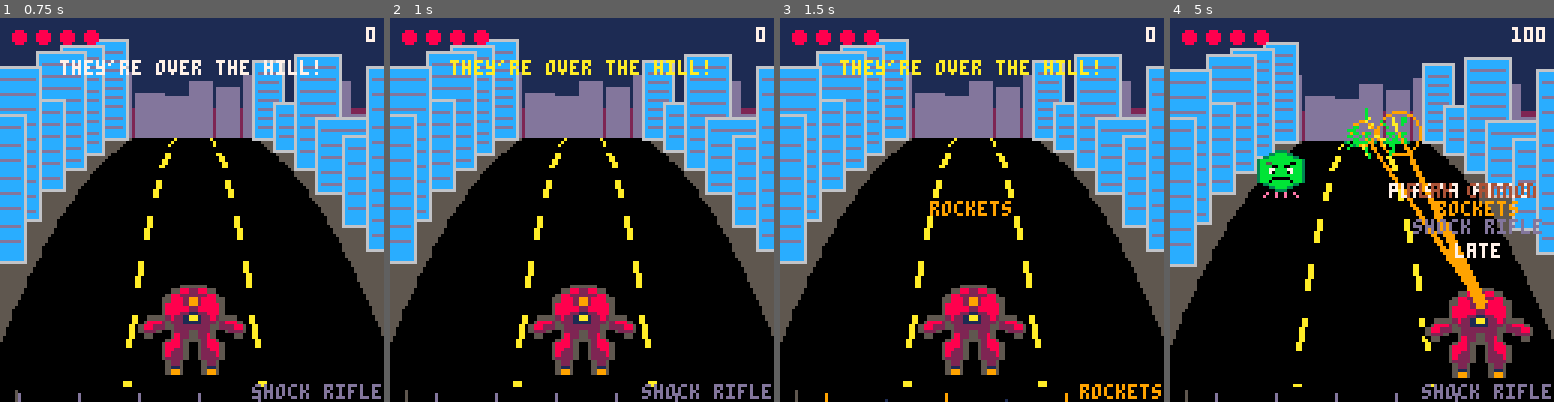
Above: before the commit, frames 1-4 (left to right).
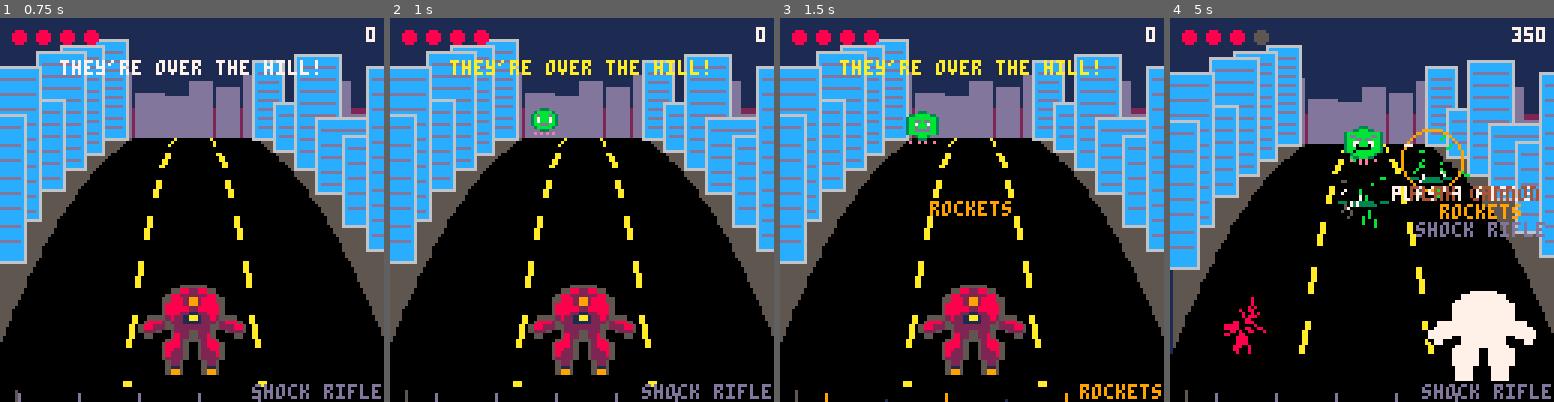
Above: after the commit, the same moments.

Repository: drachis/carts
Game: PICO-8 cartridge proj/crestbeat/crestbeat.p8
Two runs of this game, one before a commit and one after it. Both use one fixed random seed, a clock stepped at 60 frames per second and the inputs below.
Inputs:
- Up to frame 1 (0.75 s): tap X (X key) at 0.33 s; tap O (Z key) at 0.7 s
- Up to frame 2 (1 s): no input
- Up to frame 3 (1.5 s): tap X (X key) at 1.07 s
- Up to frame 4 (5 s): hold Right 1.6-2.1 s; tap O (Z key) every 0.4 s from 1.7 to 4.9 s; tap X (X key) at 1.85, 2.97, 4.08 s; hold Right 2.47-3.03 s; hold Left 3.08-3.58 s; hold Down 3.63-3.97 s; hold Right 4.02-4.68 s

Frame 1 is identical in both runs. In frame 2, 0.3% of the frame differs, in the area x 36-44%, y 23-31%; in frame 3, 0.5%; in frame 4, 28%, in the area x 0-100%, y 2-97%.

Commit message:
crestbeat: difficulty and pacing, as the user asked. levels.py designs every stage as a plan (the designated street each beat, shown on down) and writes levels.lua: slack shrinks level by level, and the stage carts measure the survival margin (6, 4, 2 for the streets; 8, 2, 1 for the giants) by playing behind the plan. Each golden alien has a golden route that takes it: free in the hill's lull, up to 2 hearts later. Three streets, two giants (a new behemoth) and the queen. Spit is 'get out of this lane by beat x' with a countdown. The bell: one shot on each hot spot, a double tap resets, once a giant. Tickets scale with the level; 500 needs every golden alien and the win. 5141 tokens
Co-Authored-By: Claude Opus 5.5 <noreply@anthropic.com>

Diff:
--- a/proj/crestbeat/aliens.lua
+++ b/proj/crestbeat/aliens.lua
@@ -22,7 +22,7 @@
     alien.lane=flr(alien.pos+0.5)
    end
   end
-  if alien.t>=1 or abs(alien.pos)>2.2 then
+  if alien.t>=1 or alien.pos*alien.dir>1.6 then
    del(aliens,alien)
    if alien.bonus>0 then
     popup("got away",robot.x,70,alien.body)
@@ -51,14 +51,14 @@
  if alien.penalty then
   score=max(score-alien.penalty)
   combo=0
-  stats.civilians+=1
+  award("civilians")
   local x,y=alien_centre(alien)
   popup("hey! -"..alien.penalty.."0",x,y-10,8)
   sfx(4)
   return
  end
  alien.hp-=amount
- alien.born+=amount*knock_per_damage*judgement.knock
+ if not alien.track then alien.born+=amount*knock_per_damage*judgement.knock end
  local x,y,scale=alien_centre(alien)
  burst(x,y,4,judgement.colour,2)
  if alien.hp<0.01 then
@@ -66,13 +66,13 @@
   burst(x,y,12,alien.body,2)
   shake+=2
   sfx(3)
-  stats.kills+=1
   if alien.bonus>0 then
-   stats.kills-=1
-   stats.golds+=1
+   award("golds")
    score+=alien.bonus
    popup("+"..alien.bonus.."0",x,y-8,alien.body)
    ring(x,y,16,alien.body)
+  else
+   award("kills",alien.bars*2)
   end
   local foot_x,foot_y=project(alien.pos,alien.t)
   add(fallen,{x=foot_x,y=foot_y,size=24*scale,age=0,kind=getmetatable(alien)})
--- a/proj/crestbeat/crestbeat.p8
+++ b/proj/crestbeat/crestbeat.p8
@@ -4,6 +4,7 @@
 -- crestbeat
 -- by toli carter
 #include data.lua
+#include levels.lua
 #include world.lua
 #include aliens.lua
 #include titan.lua
--- a/proj/crestbeat/data.lua
+++ b/proj/crestbeat/data.lua
@@ -46,25 +46,13 @@
 damping=0.6
 ]],nil,_ENV)
 
-stages=parse_table[[
-name,chart,bars,colour,fly,heal,title
-hill,....1.2.3.2.1...3.1.5.3.1.2.3,,,,,they're over the hill!
-climb,........,,,1,,up the hill!
-titan,..q.w.e.a.w.q.s.e.w.d.,4,3,,,titan! shoot its hot spots
-streets,..1.3.2.2.k.4.3.j.3.1.l.2.x.1.3.,,,,1,run for it!
-climb,........,,,1,,to the crest!
-crest,..1.2.3.3.c.8.r.3.1.1.z.6.t.2.3.,,,,,they keep coming!
-climb,........,,,1,,the hive queen awaits
-queen,..q.w.1.e.a.y.w.q.s.2.e.d.w.r.,6,14,,1,the hive queen!
-]]
-
 kinds=parse_table[[
 name,keys,bars,walk,bonus,harmless,body,rim,track,depth,sprite,penalty,size,weave
 alien,123,0.5,8,0,,11,3,,,0,,1,
 weaver,rty,0.5,8,0,,11,2,,,0,,1,2
 brute,456,1,8,0,,3,11,,,0,,1.25
 hulk,789,1.5,8,0,,3,1,,,0,,1.5
-gold,zxc,2,,100,1,10,9,3,0.45,0,,1
+gold,zxc,2,,100,1,10,9,4,0.45,0,,1
 civilian,jkl,99,4,0,1,11,3,,,32,50,1
 ]]
 
@@ -85,10 +73,10 @@
 payouts=parse_table[[
 name,each,label
 kills,1,aliens downed
-golds,10,golden aliens
-bells,5,bells rung
+golds,30,golden aliens
+bells,15,bells rung
 titans,10,giants felled
-civilians,-2,civilians hit
+civilians,-5,civilians hit
 saved,25,city saved
 ]]
 
--- /dev/null
+++ b/proj/crestbeat/levels.lua
@@ -0,0 +1,12 @@
+stages=parse_table[[
+name,chart,plan,golden,gold_cost,bars,colour,fly,heal,tickets,margin,title
+hill,1.2.3.2....z....3.1..4......,..11223322........33111111..,..11223322..1111222233111111,0,,,,,1,6,they're over the hill!
+climb,........,........,,,,,1,,,,up the hill!
+titan,..q.w.e.wsq.e.w.e.q.....,..112233221133223311....,,,4,3,,,2,8,titan! shoot its hot spots
+streets,1.3.1.3k2...4l2...1c1.3.3........,....1133113322111122..11113333...,....11331133221111223333222213333,2,,,,1,2,4,run for it!
+climb,........,........,,,,,1,,,,to the crest!
+behemoth,..w3q..2edq..1wse...qaw.e.....,..221133331122223311112233....,,,4,13,,,3,2,a behemoth!
+crest,2.1.3.....8.1.r.2l3.3...z........,......2211332222221122223333.....,......221133222222112222311112222,2,,,,,3,2,they keep coming!
+climb,........,........,,,,,1,,,,the hive queen awaits
+queen,.3q.w..1edw..tq.ed.3wsq..1edw...qae.....,..1122333322111133212211333322111133....,,,6,14,,1,4,1,the hive queen!
+]]
--- a/proj/crestbeat/main.lua
+++ b/proj/crestbeat/main.lua
@@ -3,7 +3,7 @@
  clock,next_beat,combo,score,shake,pulse,ended=0,0,0,0,0,0,0
  scroll,travel_speed,crest_y=0,0,horizon
  aliens,sparks,rings,popups,beams,fallen={},{},{},{},{},{}
- stats={kills=0,golds=0,bells=0,titans=0,civilians=0}
+ reset_stats()
  make_city()
  reset_robot()
  start_stage(1)
@@ -39,6 +39,30 @@
   clock+=((wanted-clock+4)%8-4)/2
  end
  last_note=note
+end
+
+function plan_lane(beat,route)
+ local index=beat-stage_beat
+ if titan then index%=#stage.chart end
+ local code=ord(route or stage.plan,index+1)
+ if code and code>48 then return code-50 end
+end
+
+function chevron(lane,y,colour)
+ local x=64+lane*40
+ for nudge=0,1 do
+  line(x-5,y-4+nudge,x,y+nudge,colour)
+  line(x,y+nudge,x+5,y-4+nudge,colour)
+ end
+end
+
+function draw_plan()
+ for ahead=2,0,-1 do
+  local beat,y=flr(clock)+1+ahead,117-ahead*9
+  local lane,golden=plan_lane(beat),plan_lane(beat,stage.golden)
+  if lane then chevron(lane,y,({11,3,1})[ahead+1]) end
+  if golden and golden!=lane then chevron(golden,y-2,ahead==0 and 10 or 9) end
+ end
 end
 
 function lane_of(code,set)
@@ -190,6 +214,7 @@
  draw_aliens(false)
  if mode=="play" then draw_aim() end
  draw_robot()
+ if mode=="play" and btn(3) then draw_plan() end
  draw_effects()
  camera()
  draw_hud()
--- a/proj/crestbeat/payout.lua
+++ b/proj/crestbeat/payout.lua
@@ -1,14 +1,29 @@
+function reset_stats()
+ stats={}
+ for row in all(payouts) do
+  stats[row.name],stats[row.name.."_tickets"]=0,0
+ end
+end
+
+function award(name,scale)
+ stats[name]+=1
+ stats[name.."_tickets"]+=payouts[name].each*(scale or 1)*(stage.tickets or 1)
+end
+
+function ticket_total()
+ local total=0
+ for row in all(payouts) do total+=stats[row.name.."_tickets"] end
+ return total
+end
+
 function start_payout(won)
- stats.saved=won and 1 or 0
- rows,tickets,paper={},0,{}
+ if won then award("saved") end
+ rows,tickets,paper={},max(ticket_total(),1),{}
  for row in all(payouts) do
-  local count=stats[row.name]
-  if count>0 then
-   add(rows,{label=row.label,count=count,value=count*row.each})
-   tickets+=count*row.each
+  if stats[row.name]>0 then
+   add(rows,{label=row.label,value=stats[row.name.."_tickets"]})
   end
  end
- tickets=max(tickets,1)
  panel_y,panel_vy,payout_age,shown_tickets,dispensed=128,0,0,0,0
 end
 
--- a/proj/crestbeat/tests/bot.lua
+++ b/proj/crestbeat/tests/bot.lua
@@ -5,34 +5,24 @@
 dset=sfx
 music=sfx
 
-function danger(lane)
- for hazard in all(hazards) do
-  if hazard.lane==lane and hazard.land-clock<1.4 then return true end
- end
-end
+updates_per_frame=8
 
-function bot(frame)
- local want
- for alien in all(aliens) do
-  local front=front_alien(alien.lane)
-  if alien.t>-0.05 and abs(alien.lane)<=1 and front and not front.penalty and not alien.penalty then want=alien.lane end
- end
- local blocked=front_alien(robot.lane)
- if not want and blocked and blocked.penalty then want=robot.lane==0 and 1 or 0 end
- if not want and titan then
-  for spot in all(titan.spots) do
-   if open_spot_in(spot.lane) then want=spot.lane end
-  end
- end
- if danger(robot.lane) or want and danger(want) then
-  want=nil
-  for lane=-1,1 do
-   if not danger(lane) then want=lane end
-  end
- end
+function bot(frame,lag,route)
+ local want=plan_lane(flr(clock)+1-(lag or 0),route)
  if want and want!=robot.lane and frame%2==0 then
   held[want<robot.lane and 0 or 1]=true
  end
 end
 
-updates_per_frame=8
+function play_stage(number,lag,route)
+ start_play()
+ start_stage(number)
+ local frame,hp=0,robot.hp
+ while mode=="play" and stage_number==number and frame<3000 do
+  frame+=1
+  held={}
+  bot(frame,lag,route and stage.golden)
+  _update_game()
+ end
+ return hp-robot.hp,stats.golds,ticket_total()
+end
--- a/proj/crestbeat/tests/test_boot.lua
+++ b/proj/crestbeat/tests/test_boot.lua
@@ -56,7 +56,7 @@
    printh("error: the idle run never ended")
    next_phase("lost")
   end
- elseif phase=="lost" and age==40 then
+ elseif phase=="lost" and age>=40 and payout_done() then
   held[4]=true
   next_phase("again")
  elseif phase=="again" and age==10 then
--- a/proj/crestbeat/tests/test_boot.p8
+++ b/proj/crestbeat/tests/test_boot.p8
@@ -3,6 +3,7 @@
 __lua__
 log_name="log_boot"
 #include ../data.lua
+#include ../levels.lua
 #include ../world.lua
 #include ../aliens.lua
 #include ../titan.lua
--- a/proj/crestbeat/tests/test_rhythm.lua
+++ b/proj/crestbeat/tests/test_rhythm.lua
@@ -127,15 +127,19 @@
  check("a golden alien pays its bonus",score==kinds.gold.bonus and stats.golds==1 and stats.kills==0,"score "..score)
 
  reset("play")
- stats.kills,stats.golds,stats.civilians=10,1,2
+ for i=1,10 do award("kills") end
+ award("golds")
+ award("civilians")
+ award("civilians")
  start_payout(true)
  local lowest=panel_y
  for i=1,200 do
   update_payout()
   lowest=min(lowest,panel_y)
  end
- check("the payout pays a ticket an alien, 10 a golden one, 25 for the city, less 2 a civilian",tickets==41 and #rows==4,tickets.." tickets in "..#rows.." rows")
- check("and dispenses every one",dispensed==41 and flr(shown_tickets)==41 and payout_done(),dispensed.." dispensed")
+ local expected=10*payouts.kills.each+payouts.golds.each+2*payouts.civilians.each+payouts.saved.each
+ check("the payout adds up each row at level one",tickets==expected and #rows==4,tickets.." tickets in "..#rows.." rows, expected "..expected)
+ check("and dispenses every one",dispensed==expected and flr(shown_tickets)==expected and payout_done(),dispensed.." dispensed")
  check("its panel springs up past its rest and settles",lowest<payout_rest-1 and abs(panel_y-payout_rest)<0.5,"lowest "..lowest..", rests at "..panel_y)
  reset("play")
  start_payout(false)
@@ -155,7 +159,7 @@
  reset("play")
  send_alien(-1,0,kinds.gold)
  local streets=""
- for beat=1,8,kinds.gold.track do
+ for beat=2,10,kinds.gold.track do
   clock=beat
   update_aliens()
   streets..=aliens[1].lane.." "
@@ -205,7 +209,8 @@
 
  reset("play")
  on_beat(4)
- check("the chart sends an alien on its beat",#aliens==1 and aliens[1].lane==-1,#aliens.." sent")
+ local charted=lane_of(sub(stages[1].chart,5,5),kinds.alien.keys)
+ check("the chart sends an alien on its beat",#aliens==1 and aliens[1].lane==charted,#aliens.." sent")
 
  reset("play")
  start_stage(3)
@@ -220,17 +225,18 @@
  start_stage(3)
  local lit=""
  for lane in all({-1,1,0}) do
-  open_spot(lane,0)
   hit_spot(titan.spots[lane+2],1,judgements[1])
-  hit_spot(titan.spots[lane+2],1,judgements[1])
-  lit..=titan.lamps.." "
- end
- check("hitting three hot spot windows in a row rings the bell",lit=="1 2 0 " and score==bell_bonus,"lamps "..lit.."score "..score)
- open_spot(-1,0)
+  lit..=lamps_lit().." "
+ end
+ check("one shot on each hot spot rings the bell",lit=="1 2 3 " and score==bell_bonus and titan.rung,"lamps "..lit.."score "..score)
+ for spot in all(titan.spots) do spot.lit=nil end
+ for spot in all(titan.spots) do hit_spot(spot,1,judgements[1]) end
+ check("the bell rings only once a giant",stats.bells==1,stats.bells.." bells")
+ reset("play")
+ start_stage(3)
  hit_spot(titan.spots[1],1,judgements[1])
- open_spot(1,0)
- open_spot(0,0)
- check("a window missed puts the lamps out",titan.lamps==0,"lamps "..titan.lamps)
+ hit_spot(titan.spots[1],1,judgements[1])
+ check("a second shot on a lit spot puts the lamps out",lamps_lit()==0,"lamps "..lamps_lit())
  reset("play")
  start_stage(3)
  spot=titan.spots[2]
--- a/proj/crestbeat/tests/test_rhythm.p8
+++ b/proj/crestbeat/tests/test_rhythm.p8
@@ -3,6 +3,7 @@
 __lua__
 log_name="log_rhythm"
 #include ../data.lua
+#include ../levels.lua
 #include ../world.lua
 #include ../aliens.lua
 #include ../titan.lua
--- a/proj/crestbeat/tests/test_stage.lua
+++ b/proj/crestbeat/tests/test_stage.lua
@@ -1,5 +1,11 @@
 local n,done,start_hp=0
+local real_hurt=hurt_robot
+function hurt_robot(lane)
+ if not done then printh("hurt at beat "..flr(clock*10)/10-stage_beat.." in street "..lane..", robot in "..robot.lane) end
+ real_hurt(lane)
+end
 local game_update,game_draw=_update,_draw
+_update_game=game_update
 
 function _draw() end
 
@@ -12,6 +18,28 @@
   if not done then stage_frame() end
  end
  game_draw()
+end
+
+local function margins()
+ local line,clean,survive="",nil,nil
+ for lag=0,8 do
+  local lost=play_stage(first_stage,lag)
+  line..=lag..":"..lost.." "
+  if lost>0 and not clean then clean=lag-1 end
+  if lost>=max_hp and not survive then survive=lag-1 end
+ end
+ clean,survive=clean or 8,survive or 8
+ printh("stage "..first_stage.." "..stages[first_stage].name..": clean margin "..clean..", survival margin "..survive.." beats behind the plan (lag:hearts lost) "..line)
+ local wanted=stages[first_stage].margin
+ if wanted and survive!=wanted then
+  printh("error: stage "..first_stage.."'s survival margin is "..survive..", designed "..wanted)
+ end
+ if stages[first_stage].golden then
+  local lost,golds,earned=play_stage(first_stage,0,true)
+  printh("stage "..first_stage.." golden route: gets "..golds.." golden alien for "..lost.." hearts (designed at most "..stages[first_stage].gold_cost.."), "..earned.." tickets")
+  if golds!=1 then printh("error: the golden route missed the golden alien") end
+  if lost>stages[first_stage].gold_cost then printh("error: the golden route cost more than designed") end
+ end
 end
 
 function stage_frame()
@@ -43,7 +71,10 @@
   if last and mode!="won" or not last and mode!="play" then
    printh("error: stage "..name.." ended in mode "..mode)
   end
-  printh("stage "..first_stage.." "..name..": "..flr(clock).." beats ("..flr(clock/2).."s), hp "..start_hp.." to "..robot.hp)
+  if robot.hp<start_hp then
+   printh("error: the plan loses "..(start_hp-robot.hp).." hearts on stage "..name)
+  end
+  printh("stage "..first_stage.." "..name..": "..flr(clock).." beats ("..flr(clock/2).."s) on the plan, hp "..start_hp.." to "..robot.hp..", tickets so far "..ticket_total())
   if last then
    for i=1,24 do game_update() end
    game_draw()
@@ -52,8 +83,9 @@
    for i=1,10 do game_update() end
    game_draw()
    dump_screen("stage_won")
-   printh("payout: "..tickets.." tickets from "..stats.kills.." aliens, "..stats.golds.." golden, "..stats.bells.." bells, "..stats.titans.." giants, "..stats.civilians.." civilians hit")
+   printh("payout: "..tickets.." tickets")
   end
+  if not stages[first_stage].fly then margins() end
   printh("ok stage "..first_stage)
   extcmd("shutdown")
  elseif n>3000 then
--- a/proj/crestbeat/tests/test_stage_1.p8
+++ b/proj/crestbeat/tests/test_stage_1.p8
@@ -4,6 +4,7 @@
 log_name="log_stage_1"
 first_stage=1
 #include ../data.lua
+#include ../levels.lua
 #include ../world.lua
 #include ../aliens.lua
 #include ../titan.lua
--- a/proj/crestbeat/tests/test_stage_2.p8
+++ b/proj/crestbeat/tests/test_stage_2.p8
@@ -4,6 +4,7 @@
 log_name="log_stage_2"
 first_stage=2
 #include ../data.lua
+#include ../levels.lua
 #include ../world.lua
 #include ../aliens.lua
 #include ../titan.lua
--- a/proj/crestbeat/tests/test_stage_3.p8
+++ b/proj/crestbeat/tests/test_stage_3.p8
@@ -4,6 +4,7 @@
 log_name="log_stage_3"
 first_stage=3
 #include ../data.lua
+#include ../levels.lua
 #include ../world.lua
 #include ../aliens.lua
 #include ../titan.lua
--- a/proj/crestbeat/tests/test_stage_4.p8
+++ b/proj/crestbeat/tests/test_stage_4.p8
@@ -4,6 +4,7 @@
 log_name="log_stage_4"
 first_stage=4
 #include ../data.lua
+#include ../levels.lua
 #include ../world.lua
 #include ../aliens.lua
 #include ../titan.lua
--- a/proj/crestbeat/tests/test_stage_5.p8
+++ b/proj/crestbeat/tests/test_stage_5.p8
@@ -4,6 +4,7 @@
 log_name="log_stage_5"
 first_stage=5
 #include ../data.lua
+#include ../levels.lua
 #include ../world.lua
 #include ../aliens.lua
 #include ../titan.lua
--- a/proj/crestbeat/tests/test_stage_6.p8
+++ b/proj/crestbeat/tests/test_stage_6.p8
@@ -4,6 +4,7 @@
 log_name="log_stage_6"
 first_stage=6
 #include ../data.lua
+#include ../levels.lua
 #include ../world.lua
 #include ../aliens.lua
 #include ../titan.lua
--- a/proj/crestbeat/tests/test_stage_7.p8
+++ b/proj/crestbeat/tests/test_stage_7.p8
@@ -4,6 +4,7 @@
 log_name="log_stage_7"
 first_stage=7
 #include ../data.lua
+#include ../levels.lua
 #include ../world.lua
 #include ../aliens.lua
 #include ../titan.lua
--- a/proj/crestbeat/tests/test_stage_8.p8
+++ b/proj/crestbeat/tests/test_stage_8.p8
@@ -4,6 +4,7 @@
 log_name="log_stage_8"
 first_stage=8
 #include ../data.lua
+#include ../levels.lua
 #include ../world.lua
 #include ../aliens.lua
 #include ../titan.lua
--- /dev/null
+++ b/proj/crestbeat/tests/test_stage_9.p8
@@ -0,0 +1,165 @@
+pico-8 cartridge // http://www.pico-8.com
+version 42
+__lua__
+log_name="log_stage_9"
+first_stage=9
+#include ../data.lua
+#include ../levels.lua
+#include ../world.lua
+#include ../aliens.lua
+#include ../titan.lua
+#include ../robot.lua
+#include ../payout.lua
+#include ../main.lua
+#include dump.lua
+#include bot.lua
+#include test_stage.lua
+…(149 lines of a section not shown)…
--- a/proj/crestbeat/titan.lua
+++ b/proj/crestbeat/titan.lua
@@ -1,5 +1,5 @@
 function make_titan(spec)
- titan={rise=0,spots={},colour=spec.colour,lamps=0,window_hit=true}
+ titan={rise=0,spots={},colour=spec.colour}
  for lane=-1,1 do
   add(titan.spots,{lane=lane,hp=spec.bars*8/3,open=-1,flash=0})
  end
@@ -22,10 +22,34 @@
 
 function open_spot(lane,beat)
  local spot=titan.spots[lane+2]
- if spot.hp>0 then
-  spot.open=beat+2.5
-  if not titan.window_hit then titan.lamps=0 end
-  titan.window_hit=false
+ if spot.hp>0 then spot.open=beat+2.5 end
+end
+
+function lamps_lit()
+ local lit=0
+ for spot in all(titan.spots) do
+  if spot.lit then lit+=1 end
+ end
+ return lit
+end
+
+function ring_lamp(spot)
+ if titan.rung then return end
+ if spot.lit then
+  for other in all(titan.spots) do other.lit=nil end
+  sfx(2)
+  return
+ end
+ spot.lit=true
+ sfx(13)
+ if lamps_lit()==3 then
+  titan.rung=true
+  award("bells")
+  score+=bell_bonus
+  popup("ding! +"..bell_bonus.."0",titan_x(),titan_y()-20,10)
+  ring(titan_x(),titan_y()-14,30,10)
+  shake+=3
+  sfx(14)
  end
 end
 
@@ -39,20 +63,7 @@
  spot.flash=6
  local x,y=spot_xy(spot)
  burst(x,y,8,judgement.colour,2)
- if not titan.window_hit then
-  titan.window_hit=true
-  titan.lamps+=1
-  sfx(13)
-  if titan.lamps==3 then
-   titan.lamps=0
-   stats.bells+=1
-   score+=bell_bonus
-   popup("ding! +"..bell_bonus.."0",titan_x(),titan_y()-20,10)
-   ring(titan_x(),titan_y()-14,30,10)
-   shake+=3
-   sfx(14)
-  end
- end
+ ring_lamp(spot)
  if spot.hp<0.01 then
   spot.hp=0
   burst(x,y,30,9,3)
@@ -63,7 +74,7 @@
   for other in all(titan.spots) do alive+=other.hp end
   if alive==0 then
    titan.dead=0
-   stats.titans+=1
+   award("titans")
    sfx(6)
   end
  end
@@ -112,9 +123,10 @@
  circfill(x+6,y-2,2,8)
  line(x-8,y+8,x-3,y+14,11)
  line(x+8,y+8,x+3,y+14,11)
- for lamp=1,3 do
-  circfill(x+lamp*7-14,y-16,2,lamp<=titan.lamps and 10 or 1)
-  circ(x+lamp*7-14,y-16,2,lamp<=titan.lamps and 7 or 5)
+ for spot in all(titan.spots) do
+  local lamp_x=x+spot.lane*7
+  circfill(lamp_x,y-16,2,spot.lit and 10 or 1)
+  circ(lamp_x,y-16,2,spot.lit and 7 or 5)
  end
  for spot in all(titan.spots) do
   local sx,sy=spot_xy(spot)
@@ -133,10 +145,9 @@
 function draw_hazards()
  for hazard in all(hazards) do
   local x,y,scale=project(hazard.lane,1)
-  if clock*4%1<0.5 then
-   rectfill(x-18,y-2,x+18,y+2,8)
-  end
   local along=(clock-hazard.from)/2
+  if clock*4%1<0.5 then rectfill(x-18,y-2,x+18,y+2,8) end
+  print(ceil(hazard.land-clock),x-1,y-9,8)
   local gx,gy,gscale=project(hazard.lane,along)
   circfill(gx,gy-8*gscale,5*gscale,11)
   circfill(gx,gy-8*gscale,2*gscale,7)
Not shown, changed: 149 lines of the sprite sheet (__gfx__) section of proj/crestbeat/tests/test_stage_9.p8
Not shown, changed: the music (__music__) section of proj/crestbeat/tests/test_stage_9.p8
Not shown, changed: the sound effects (__sfx__) section of proj/crestbeat/tests/test_stage_9.p8
Not shown, changed: proj/crestbeat/DESIGN.md
Not shown, changed: proj/crestbeat/notes/data.md
Not shown, changed: proj/crestbeat/notes/main.md
Not shown, changed: proj/crestbeat/notes/payout.md
Not shown, changed: proj/crestbeat/notes/titan.md
